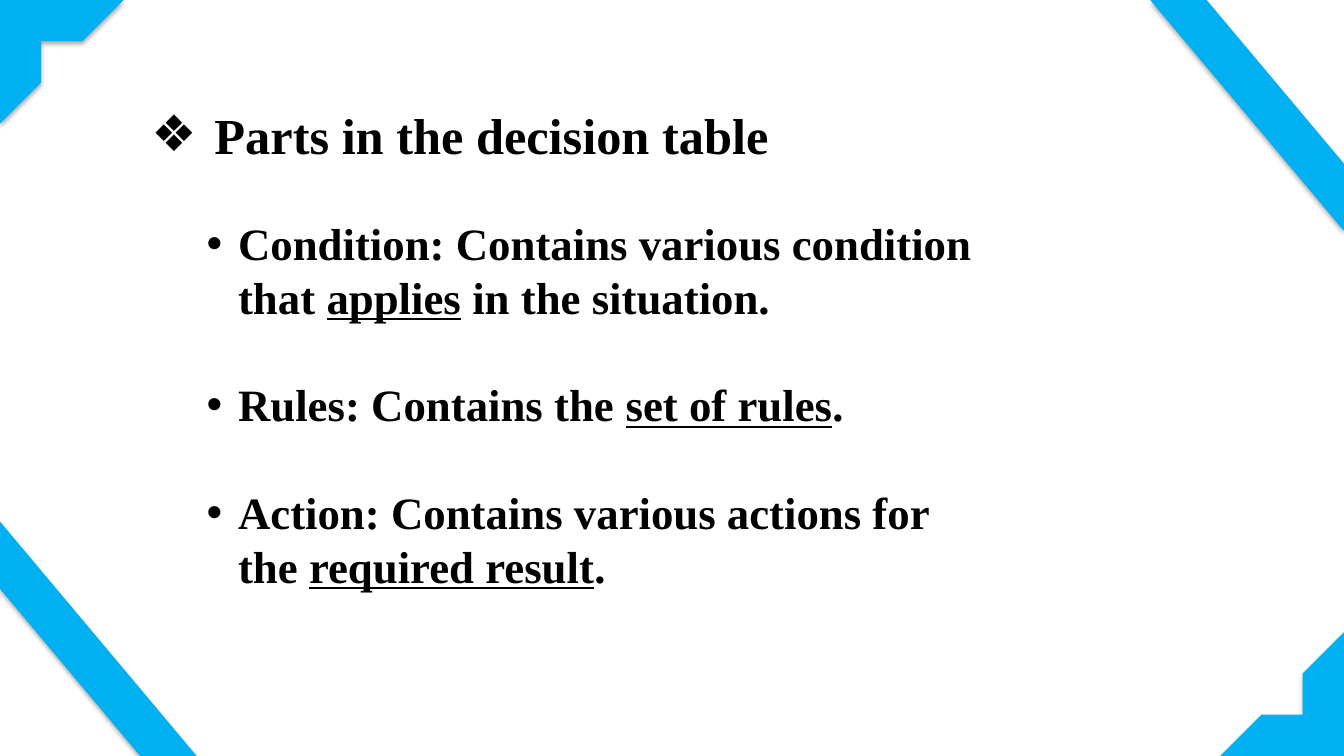
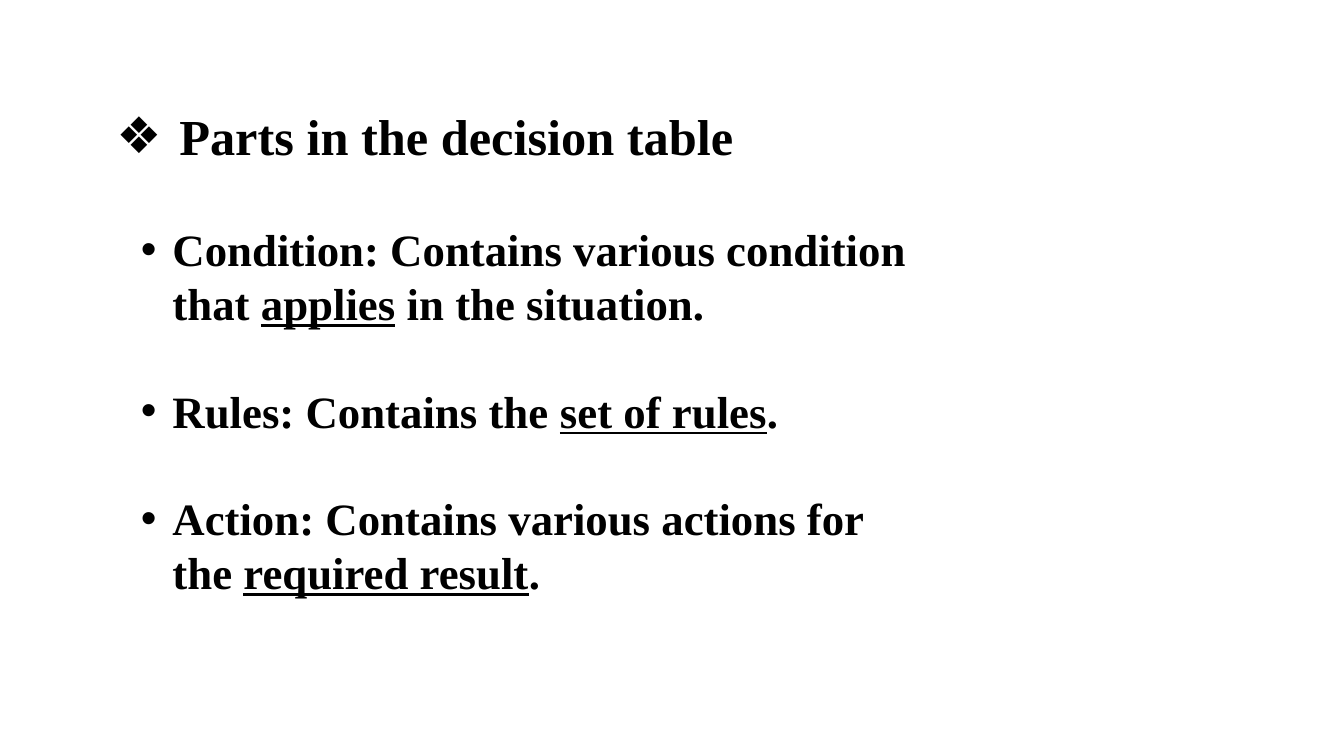
Before and after one commit to tamanghawana0815/SAD-ppt, a slide deck: slide 6 of Presentation.pptx. Drawn at 1344x756 pixels with LibreOffice and Linux fonts; fonts in the diff are those of the drawing. Boxes give left, top, right and bottom in pixels: in the first picture for what was removed or moved away, otherwise in the second. Text is boxed around its words. In the diff, an @@ line names an element or a change of style, - is before the commit and + after.

Commit message:
updated slide

```diff
--- a/Presentation.pptx
+++ b/Presentation.pptx
@@ half frame removed at bbox=[0, 0, 124, 124] @@
@@ freeform shape removed at bbox=[1150, 0, 1344, 231] @@
@@ text "Parts in the decision table": place and size @@
-text "Parts in the decision table" at bbox=[214, 119, 768, 155]
+text "Parts in the decision table" at bbox=[179, 120, 733, 156]
@@ text "Condition: Contains various condition that ...": place and size @@
-text "Condition: Contains various condition that ..." at bbox=[238, 229, 971, 592]
+text "Condition: Contains various condition that ..." at bbox=[172, 235, 905, 599]
@@ freeform shape removed at bbox=[0, 521, 197, 756] @@
@@ half frame removed at bbox=[1221, 632, 1344, 756] @@
```
Also in this commit, not shown: 1 other slide changed, 2 slides added.
